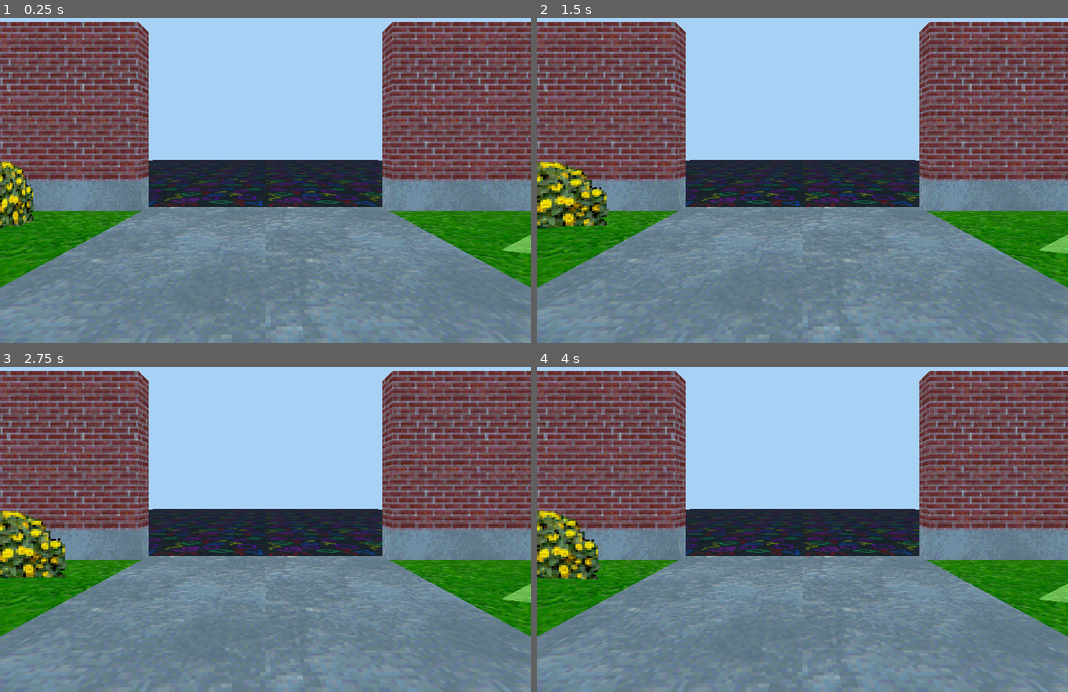
Above: before the commit, frames 1-4 (two rows, left to right).
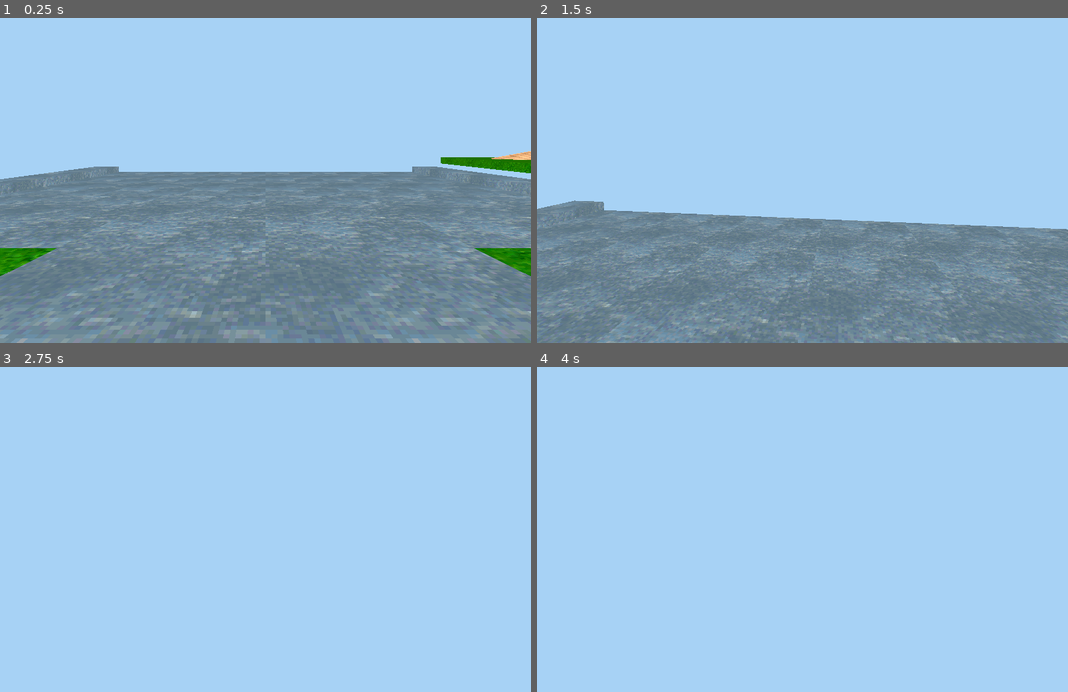
Above: after the commit, the same moments.

Repository: Cassumbra/gamesworld
Game: Godot game, scene res://3D Hub/3D Hub.tscn
The game is run twice, just before and just after one commit, with the same random seed, the same clock (stepped at 60 frames per second) and the same inputs. This scene is started directly instead of the project's main scene.
Inputs (mouse positions are in pixels of both pictures, inside the frame that each line leads up to):
- Up to frame 1 (0.25 s): no input
- Up to frame 2 (1.5 s): tap Enter at 0.5 s; move the mouse to (829, 141) at 0.52 s; hold C (primary) 0.53-1.28 s; hold W (up) from 0.53 s (still down); tap Space (jump) at 0.77 s; move the mouse to (775, 144) at 1.27 s; tap X (secondary) at 1.35 s
- Up to frame 3 (2.75 s): keep holding W (up); tap Space (jump) at 1.52 s; move the mouse to (276, 487) at 2.02 s; hold C (primary) from 2.03 s (still down)
- Up to frame 4 (4 s): keep holding W (up); move the mouse to (797, 500) at 2.77 s; release C (primary) at 2.78 s; tap X (secondary) at 2.85 s; tap Space (jump) at 3.02, 3.77 s; move the mouse to (839, 497) at 3.52 s; hold C (primary) from 3.53 s (still down)

The runs differ from the first frame. In frame 1, 45% of the frame differs, in the area x 0-100%, y 1-100%; in frame 2, 52%; in frame 3, 80%; in frame 4, 80%.

Commit message:
Oops
This should have gone with the last commit.

Diff:
--- a/3D Hub/3D Hub.tscn
+++ b/3D Hub/3D Hub.tscn
@@ -258,7 +258,3 @@
 [node name="BillboardDeco" parent="." instance=ExtResource("8_gai0j")]
 transform = Transform3D(1, 0, 0, 0, 1, 0, 0, 0, 1, 3.1210418, 1.0834923, -3.3922334)
 texture_filter = 2
-
-[node name="Camera3D" type="Camera3D" parent="."]
-transform = Transform3D(-1, 0, -8.940697e-08, 0, 1, 0, 8.940697e-08, 0, -1, 0, 1.5833817, -6.445187)
-current = true
